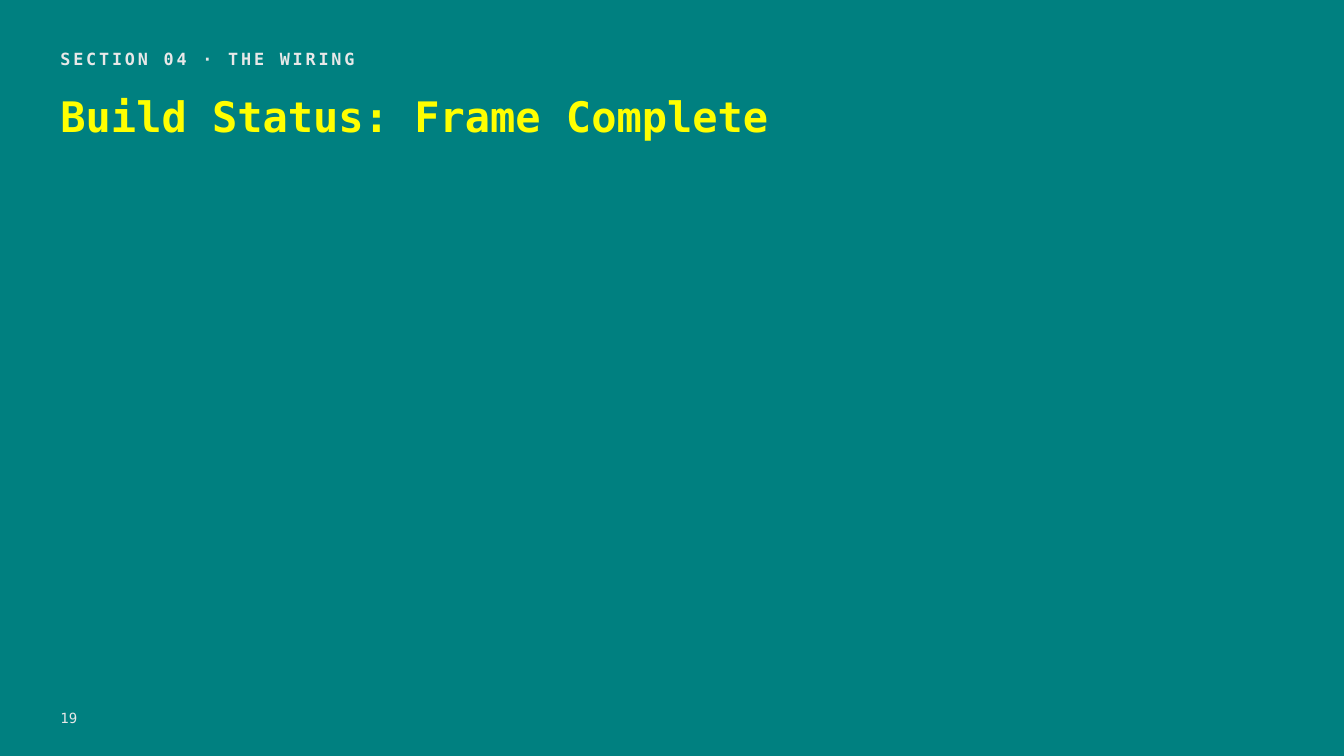
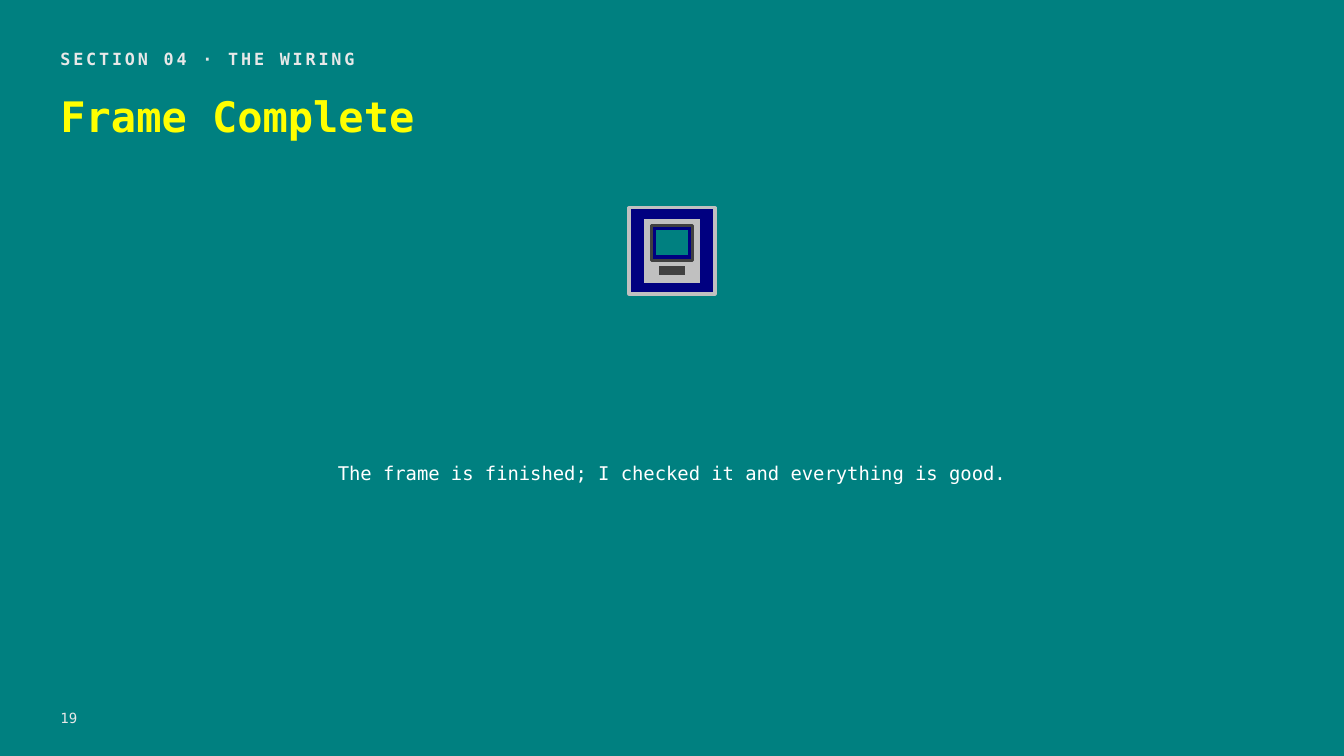
Before and after one commit to HaidarAli147/retro-tv, a slide deck: slide 19 of pptx_work/Retro-TV-Project-Fair-Deck.pptx. Drawn at 1344x756 pixels with LibreOffice and Linux fonts; fonts in the diff are those of the drawing. Boxes give left, top, right and bottom in pixels: in the first picture for what was removed or moved away, otherwise in the second. Text is boxed around its words. In the diff, an @@ line names an element or a change of style, - is before the commit and + after.

```diff
--- a/pptx_work/Retro-TV-Project-Fair-Deck.pptx
+++ b/pptx_work/Retro-TV-Project-Fair-Deck.pptx
@@ text at (60, 100, 414, 141): text changed @@
-Build Status: Frame Complete
+Frame Complete
@@ rectangle added at (629, 208, 715, 293), fill #000080, outline #C0C0C0 2.28 pt @@
@@ rectangle added at (645, 219, 700, 282), fill #C0C0C0, outline #C0C0C0 0 pt @@
@@ rectangle added at (651, 226, 693, 261), fill #000080, outline #404040 2.28 pt @@
@@ rectangle added at (656, 230, 689, 254), fill #008080, outline #008080 0 pt @@
@@ rectangle added at (659, 267, 685, 275), fill #404040, outline #404040 0 pt @@
@@ text added at (338, 465, 1006, 484), 13.5 pt, text #FFFFFF @@
+The frame is finished; I checked it and everything is good.
```
Also in this commit, not shown: 13 other slides changed, 1 other file.
